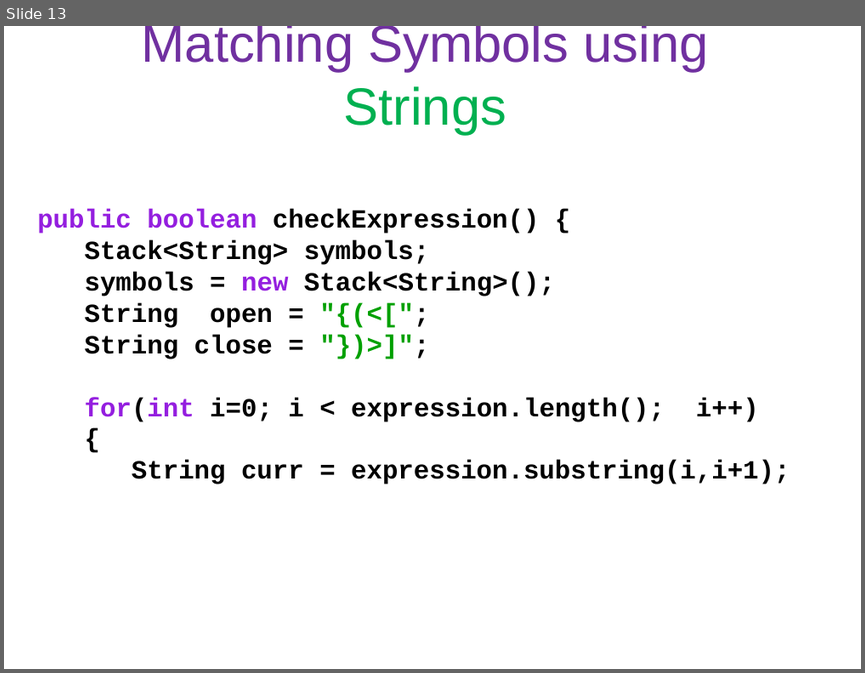
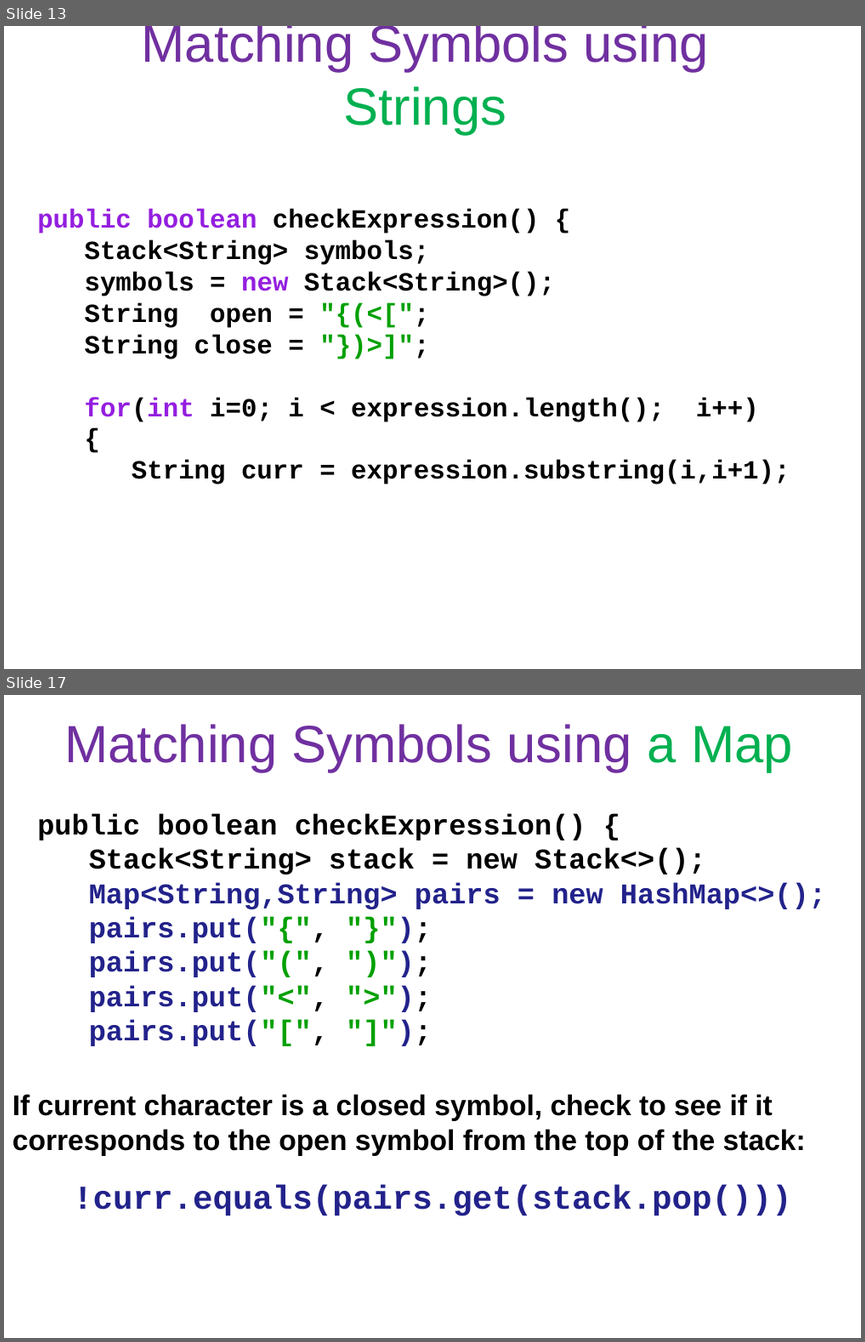
Before and after one commit to Cy-FairCS/cs3, a slide deck: u06b_stacks/notes/13b.expressionTester.pptx. Shown one above the other, each under a label of ours: slide 13 before the commit, slides 13 and 17 after it; the slides between them are not shown. The pictures are 865x673 and 865x1342 pixels, drawn with LibreOffice and Linux fonts; fonts in the diff are those of the drawing. Boxes give left, top, right and bottom in pixels: in the first picture for what was removed or moved away, otherwise in the second. Text is boxed around its words. In the diff, an @@ line names an element or a change of style, - is before the commit and + after.

Commit message:
Updated Stacks Lab 2 ppt

```diff
--- a/u06b_stacks/notes/13b.expressionTester.pptx
+++ b/u06b_stacks/notes/13b.expressionTester.pptx
@@ slide 17 added at box(4, 695, 861, 1338), background #FFFFFF @@
@@ text added at box(64, 724, 793, 772), 44 pt, text #7030A0 @@
+Matching Symbols using a Map
@@ text added at box(37, 814, 826, 1046), 24 pt, text #22228B, bold @@
+public boolean checkExpression() {
+Stack<String> stack = new Stack<>();
+Map<String,String> pairs = new HashMap<>();
+pairs.put("{", "}");
+pairs.put("(", ")");
+pairs.put("<", ">");
+pairs.put("[", "]");
@@ text added at box(12, 1094, 806, 1216), 24 pt, text #000000, bold @@
+If current character is a closed symbol, check to see if it corresponds to the open symbol from the top of the stack:
+!curr.equals(pairs.get(stack.pop()))
```
Also in this commit, not shown: 3 slides changed.
